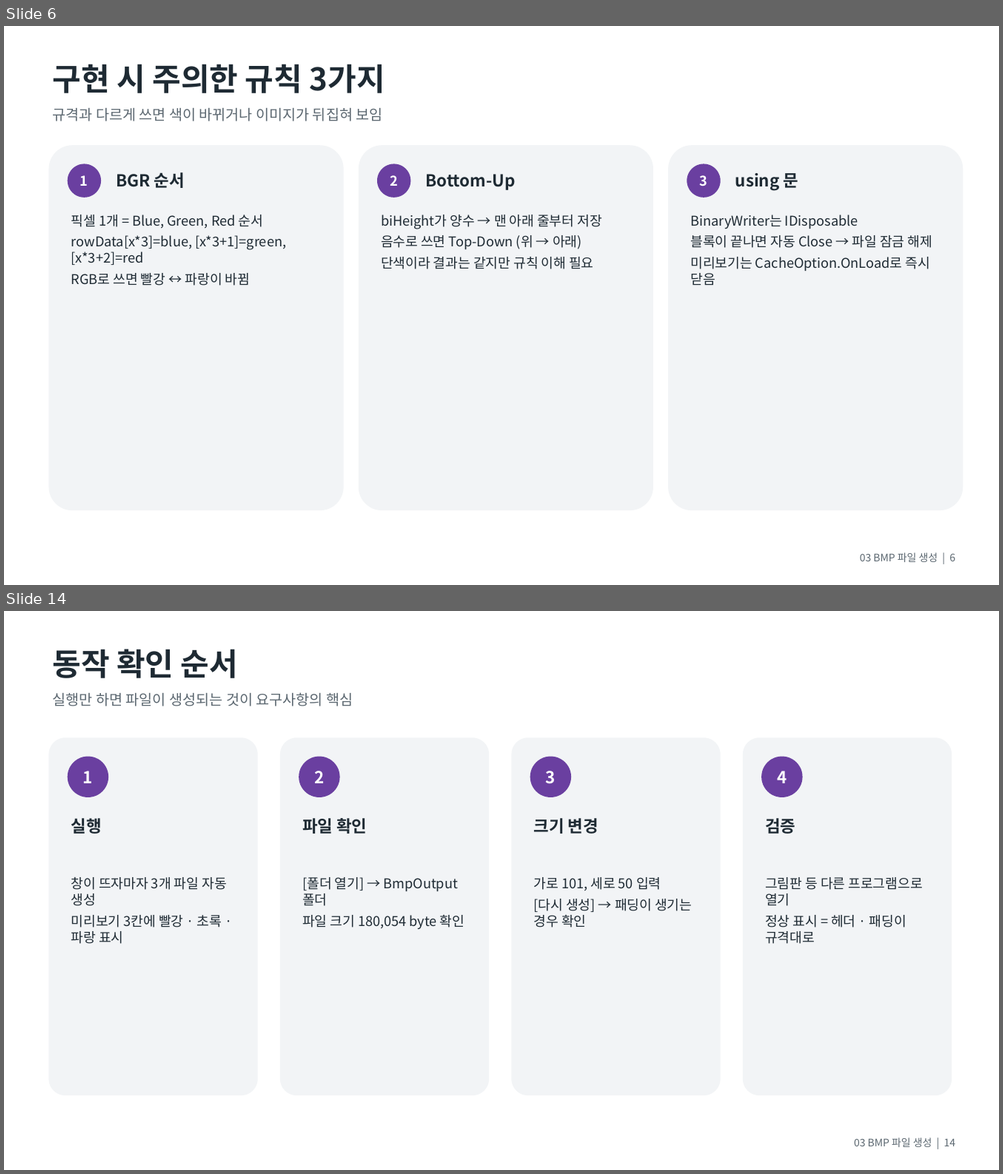
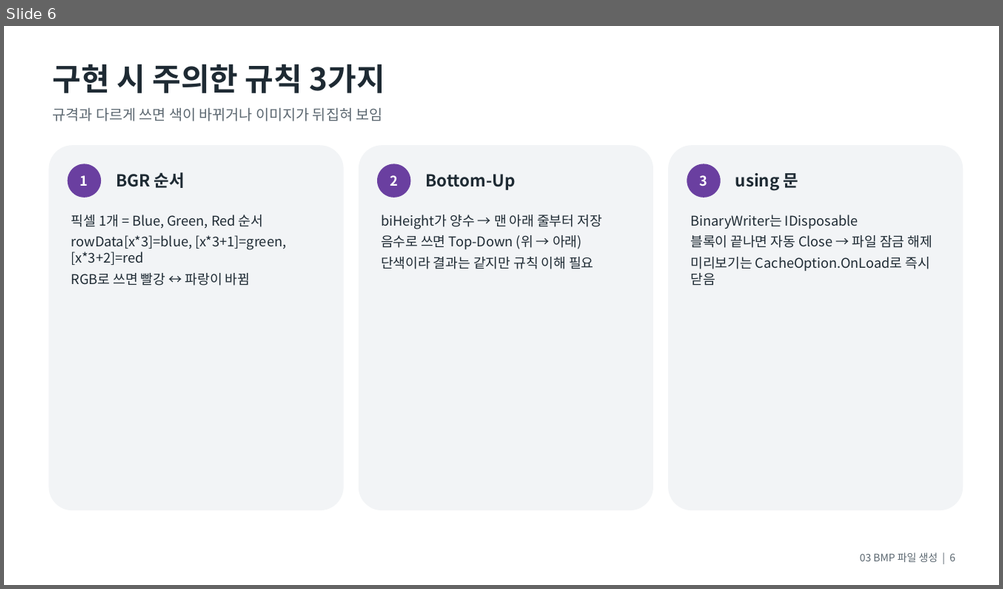
Before and after one commit to ehddnjs198/Seminar, a slide deck: PPT/03_BMP파일생성.pptx. Shown one above the other, each under a label of ours: slides 6 and 14 before the commit, slide 6 after it; the slides between them are not shown. The pictures are 1003x1174 and 1003x589 pixels, drawn with LibreOffice and Linux fonts; fonts in the diff are those of the drawing. Boxes give left, top, right and bottom in pixels: in the first picture for what was removed or moved away, otherwise in the second. Text is boxed around its words. In the diff, an @@ line names an element or a change of style, - is before the commit and + after.

```diff
--- a/PPT/03_BMP파일생성.pptx
+++ b/PPT/03_BMP파일생성.pptx
@@ slide 14 removed at (4, 611, 999, 1170), background #FFFFFF @@
@@ text removed at (52, 649, 238, 678) @@
-동작 확인 순서
@@ text removed at (52, 692, 353, 706) @@
-실행만 하면 파일이 생성되는 것이 요구사항의 핵심
@@ rounded rectangle removed at (48, 738, 258, 1096) @@
@@ rounded rectangle removed at (280, 738, 489, 1096) @@
@@ rounded rectangle removed at (512, 738, 720, 1096) @@
@@ rounded rectangle removed at (743, 738, 951, 1096) @@
@@ ellipse removed at (68, 757, 108, 797) @@
-1
@@ ellipse removed at (299, 757, 340, 797) @@
-2
@@ ellipse removed at (530, 757, 571, 797) @@
-3
@@ ellipse removed at (761, 757, 802, 797) @@
-4
@@ text removed at (71, 818, 102, 834) @@
-실행
@@ text removed at (302, 818, 367, 834) @@
-파일 확인
@@ text removed at (534, 818, 598, 834) @@
-크기 변경
@@ text removed at (765, 818, 795, 834) @@
-검증
@@ text removed at (71, 877, 226, 944) @@
-창이 뜨자마자 3개 파일 자동 생성
-미리보기 3칸에 빨강 · 초록 · 파랑 표시
@@ text removed at (302, 877, 464, 930) @@
-[폴더 열기] → BmpOutput 폴더
-파일 크기 180,054 byte 확인
@@ text removed at (534, 877, 691, 928) @@
-가로 101, 세로 50 입력
-[다시 생성] → 패딩이 생기는 경우 확인
@@ text removed at (765, 877, 922, 944) @@
-그림판 등 다른 프로그램으로 열기
-정상 표시 = 헤더 · 패딩이 규격대로
@@ text removed at (854, 1138, 956, 1147) @@
-03 BMP 파일 생성 | 14
```
Also in this commit, not shown: 9 slides changed, 2 slides added, 4 other files.
